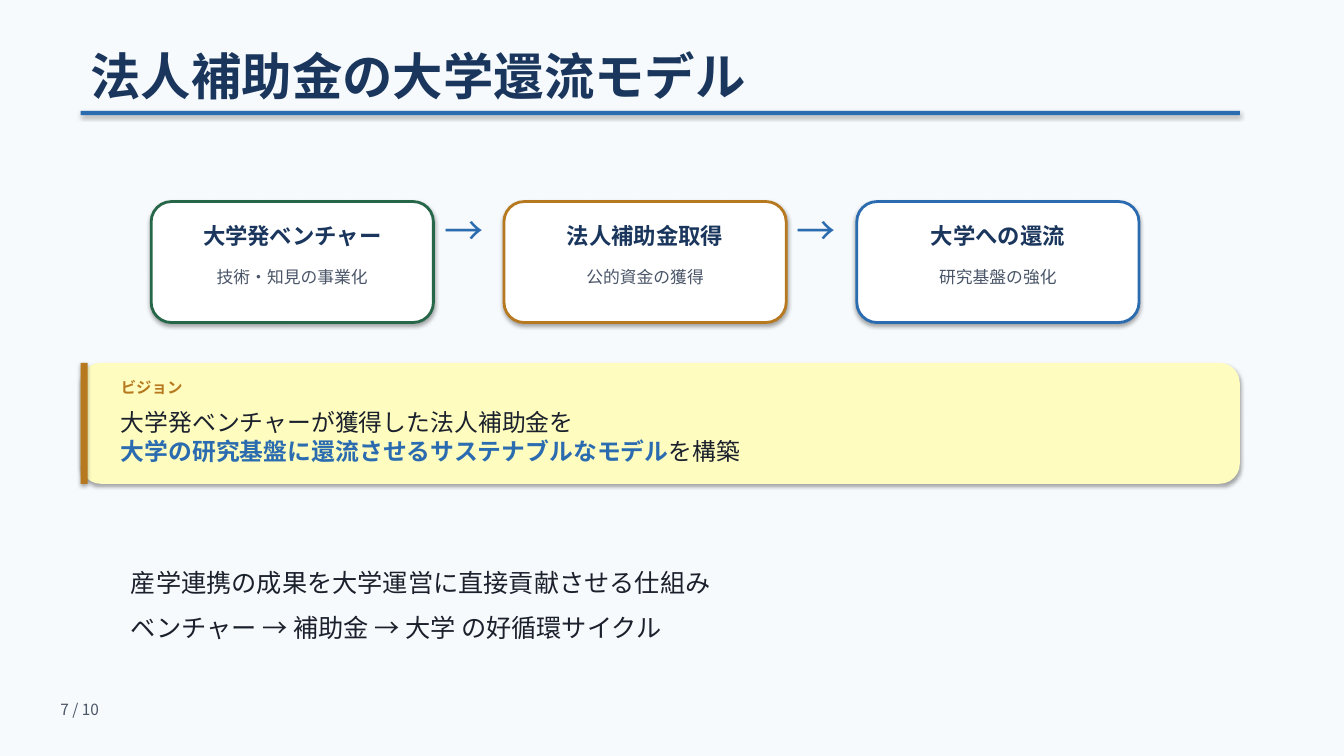
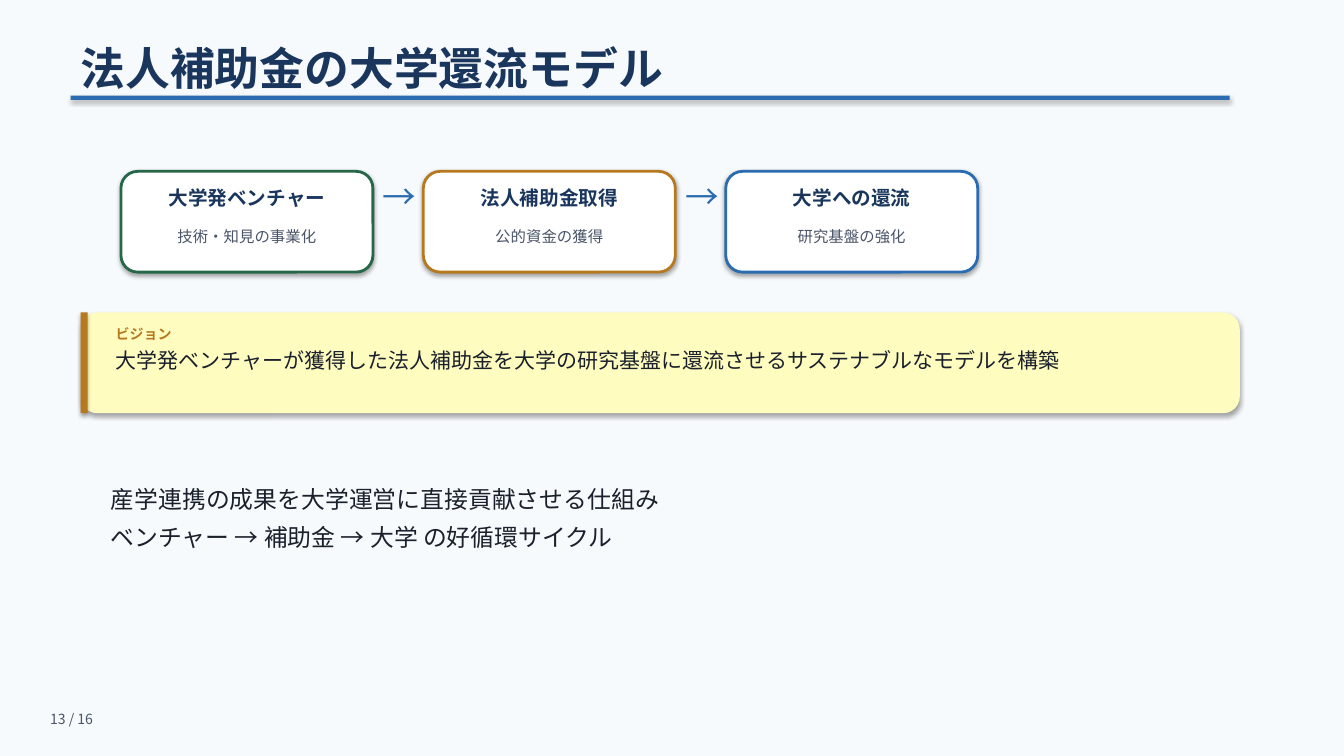
Before and after one commit to bougtoir/heat-accidents-mortality, a slide deck: slide 13 of meeting-slides/meeting_slides.pptx (slide 7 before the commit). Drawn at 1344x756 pixels with LibreOffice and Linux fonts; fonts in the diff are those of the drawing. Boxes give left, top, right and bottom in pixels: in the first picture for what was removed or moved away, otherwise in the second. Text is boxed around its words. In the diff, an @@ line names an element or a change of style, - is before the commit and + after.

```diff
--- a/meeting-slides/meeting_slides.pptx
+++ b/meeting-slides/meeting_slides.pptx
@@ text "法人補助金の大学還流モデル": place and size @@
-text "法人補助金の大学還流モデル" at (91,51,746,100)
+text "法人補助金の大学還流モデル" at (80,46,663,96)
@@ text "法人補助金の大学還流モデル" at (80,46,663,96): size 36 to 32 pt @@
@@ rectangle: place and size @@
-rectangle at (81,111,1240,115)
+rectangle at (71,96,1230,100)
@@ rounded rectangle: place and size @@
-rounded rectangle at (151,202,434,323)
+rounded rectangle at (121,171,373,272)
@@ text "→": place and size @@
-text "→" at (434,202,494,323)
+text "→" at (373,171,423,272)
@@ text "→" at (373,171,423,272): size 28 to 24 pt @@
@@ rounded rectangle: place and size @@
-rounded rectangle at (504,202,786,323)
+rounded rectangle at (423,171,676,272)
@@ text "→" at (676,171,726,272): size 28 to 24 pt @@
@@ text "→": place and size @@
-text "→" at (786,202,847,323)
+text "→" at (676,171,726,272)
@@ rounded rectangle: place and size @@
-rounded rectangle at (857,202,1139,323)
+rounded rectangle at (726,171,978,272)
@@ text "大学発ベンチャー": place and size @@
-text "大学発ベンチャー" at (203,225,381,247)
+text "大学発ベンチャー" at (168,188,325,207)
@@ text "法人補助金取得": place and size @@
-text "法人補助金取得" at (567,225,723,246)
+text "法人補助金取得" at (481,188,618,207)
@@ size 16 to 14 pt in 3 elements at (168,188,325,207), (481,188,618,207), (793,188,911,207) @@
@@ text "大学への還流": place and size @@
-text "大学への還流" at (931,225,1065,246)
+text "大学への還流" at (793,188,911,207)
@@ text "技術・知見の事業化": place and size @@
-text "技術・知見の事業化" at (217,269,368,285)
+text "技術・知見の事業化" at (177,229,316,244)
@@ text "公的資金の獲得": place and size @@
-text "公的資金の獲得" at (586,269,703,285)
+text "公的資金の獲得" at (495,229,603,243)
@@ size 12 to 11 pt in 3 elements at (177,229,316,244), (495,229,603,243), (798,229,906,243) @@
@@ text "研究基盤の強化": place and size @@
-text "研究基盤の強化" at (939,269,1056,285)
+text "研究基盤の強化" at (798,229,906,243)
@@ rounded rectangle: place and size @@
-rounded rectangle at (81,363,1240,484)
+rounded rectangle at (81,313,1240,413)
@@ rectangle: place and size @@
-rectangle at (81,363,88,484)
+rectangle at (81,313,88,413)
@@ text "ビジョン": place and size @@
-text "ビジョン" at (121,380,183,394)
+text "ビジョン" at (116,327,172,340)
@@ text "ビジョン" at (116,327,172,340): size 11 to 10 pt @@
@@ text at (116,350,1060,370): text changed; size 17 to 15 pt; text colour #2B6CB0 to #1A202C; bold off @@
-大学発ベンチャーが獲得した法人補助金を
-大学の研究基盤に還流させるサステナブルなモデルを構築
+大学発ベンチャーが獲得した法人補助金を大学の研究基盤に還流させるサステナブルなモデルを構築
@@ text "産学連携の成果を大学運営に直接貢献させる仕組み": place and size @@
-text "産学連携の成果を大学運営に直接貢献させる仕組み" at (131,571,711,639)
+text "産学連携の成果を大学運営に直接貢献させる仕組み" at (111,488,659,548)
@@ text "産学連携の成果を大学運営に直接貢献させる仕組み" at (111,488,659,548): size 18 to 17 pt; less space between paragraphs @@
@@ text added at (50,713,93,724), 10 pt, text #4A5568 @@
+13 / 16
@@ text removed at (60,703,99,715) @@
-7 / 10
```
Also in this commit, not shown: 4 other slides changed, 11 slides added, 5 slides removed, 5 other files.
